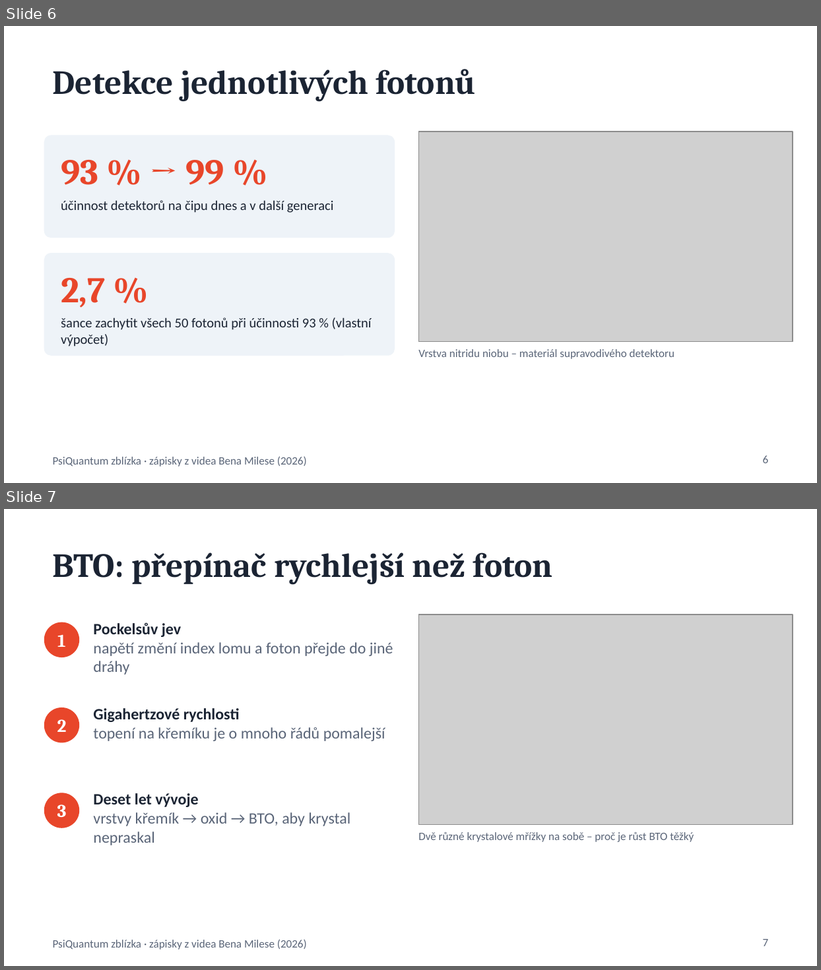
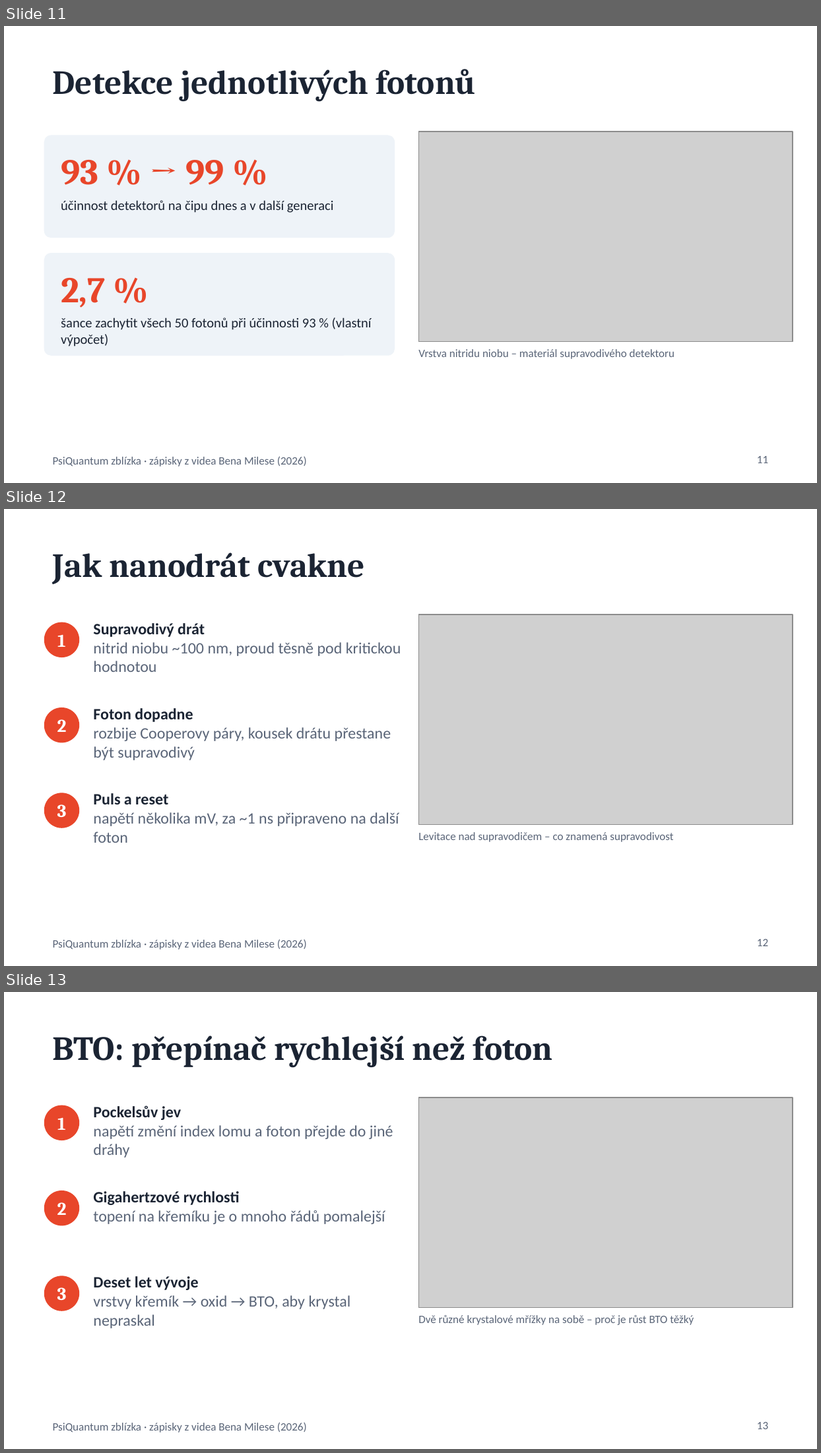
Before and after one commit to martinkanis/quantum-chaos, a slide deck: content/lectures/psiquantum-video-2026/prezentace.pptx. Shown one above the other, each under a label of ours: slides 6 and 7 before the commit, slides 11, 12 and 13 after it. The pictures are 821x970 and 821x1453 pixels, drawn with LibreOffice and Linux fonts; fonts in the diff are those of the drawing; grey boxes stand for pictures. Boxes give left, top, right and bottom in pixels: in the first picture for what was removed or moved away, otherwise in the second. Text is boxed around its words. In the diff, an @@ line names an element or a change of style, - is before the commit and + after.

```diff
--- a/content/lectures/psiquantum-video-2026/prezentace.pptx
+++ b/content/lectures/psiquantum-video-2026/prezentace.pptx
@@ slide 12 added at (4,509,817,966), background #FFFFFF; not listed: 1 template element that a slide beside it also shows @@
@@ title added at (53,553,365,584), 30 pt, text #1B2433, bold @@
+Jak nanodrát cvakne
@@ ellipse added at (45,623,79,657), fill #E8462A, outline #E8462A 1 pt @@
@@ text added at (93,623,401,672), 14 pt, text #5A6578 @@
+Supravodivý drát
+nitrid niobu ~100 nm, proud těsně pod kritickou hodnotou
@@ picture added at (418,615,793,825) @@
@@ text added at (57,634,66,647), 16 pt, text #FFFFFF, bold @@
+1
@@ ellipse added at (45,708,79,743), fill #E8462A, outline #E8462A 1 pt @@
@@ text added at (57,720,67,732), 16 pt, text #FFFFFF, bold @@
+2
@@ text added at (93,708,391,760), 14 pt, text #5A6578 @@
+Foton dopadne
+rozbije Cooperovy páry, kousek drátu přestane být supravodivý
@@ ellipse added at (45,793,79,828), fill #E8462A, outline #E8462A 1 pt @@
@@ text added at (57,805,67,817), 16 pt, text #FFFFFF, bold @@
+3
@@ text added at (93,793,399,843), 14 pt, text #5A6578 @@
+Puls a reset
+napětí několika mV, za ~1 ns připraveno na další foton
@@ text added at (418,832,673,842), 10 pt, text #5A6578 @@
+Levitace nad supravodičem – co znamená supravodivost
@@ page number added at (757,939,768,947), 10 pt, text #5A6578 @@
+12
@@ what was slide 6 is now slide 11 @@
@@ page number at (757,456,768,464): text changed @@
-6
+11
@@ what was slide 7 is now slide 13 @@
@@ page number at (757,1422,768,1430): text changed @@
-7
+13
```
Also in this commit, not shown: 14 other slides added, 1 other file.
